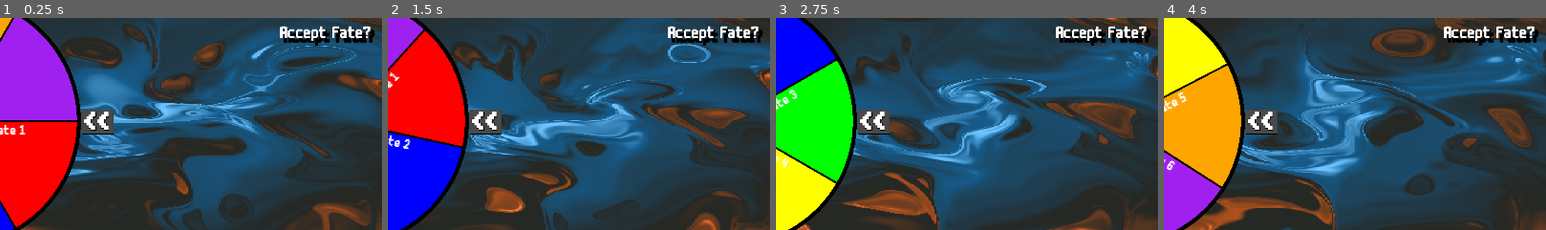
Above: before the commit, frames 1-4 (left to right).
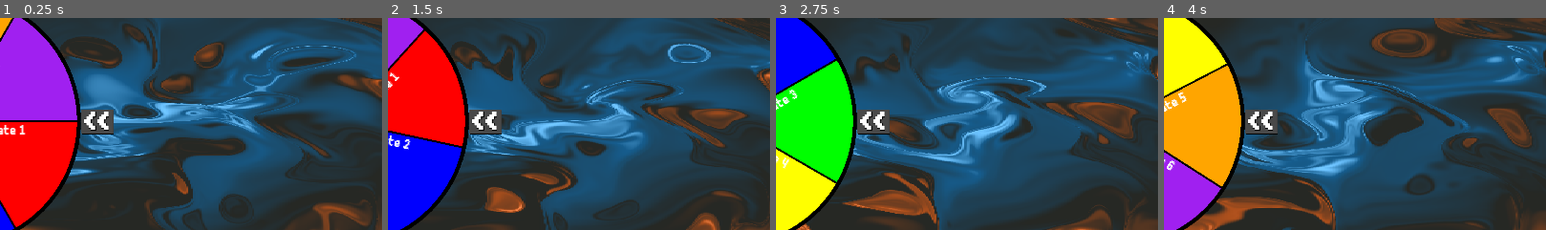
Above: after the commit, the same moments.

Repository: DinoStarBros/Spingonometry
Game: Godot game, scene res://screens/spingonometry/spingonometry.tscn
Two runs of this game, one before a commit and one after it. Both use one fixed random seed, a clock stepped at 60 frames per second and the inputs below.
Inputs:
- Up to frame 1 (0.25 s): no input
- Up to frame 2 (1.5 s): click "1. Ratio" at 0.5 s; click "2. Find Angle" at 1.25 s
- Up to frame 3 (2.75 s): click "3. Trig Identity T or F" at 2 s
- Up to frame 4 (4 s): click "4. Find Trig Val" at 2.75 s; click "5. Find Length" at 3.5 s
The pictures show only the part of the screen within x 25-75%, y 28-78%; the shares and areas given below are measured in that part.

The runs differ from the first frame. In frame 1, 1.4% of the frame differs, in the area x 73-98%, y 3-14%; in frame 2, 1.4%; in frame 3, 1.3%; in frame 4, 1.4%.

Commit message:
Add proceed button to wheel accept fate dialog
Introduces a 'Proceed to question' button to the wheel's accept fate dialog, updating scene logic to control its visibility based on scene state. Also improves label styling and text, and refines input handling for fate acceptance.

Diff:
--- a/screens/title/title_screen.gd
+++ b/screens/title/title_screen.gd
@@ -21,7 +21,6 @@
 func _on_quit_pressed() -> void:
 	get_tree().quit()
 
-
 func _numfall_timer_timeout() -> void:
 	for n in randi_range(1, 3):
 		spawn_num_fall_txt()
--- a/stuff/wheel/wheel.gd
+++ b/stuff/wheel/wheel.gd
@@ -9,10 +9,11 @@
 @onready var wheel: Node2D = %wheel
 @onready var debug_txt: Label = %debug_txt
 
+var scene_just_started : bool = true
+
 func _ready() -> void:
 	await get_tree().create_timer(0.1).timeout
 	%fateSelected.stop()
-
 
 func start_spin() -> void:
 	if not spinning and rot_vel <= 10:
@@ -24,11 +25,19 @@
 func _input(_event: InputEvent) -> void:
 	if Input.is_action_just_pressed("spin"):
 		start_spin()
+		scene_just_started = false
 
-	if Input.is_action_just_pressed("Enter") and fate_accepted:
+	if Input.is_action_just_pressed("accept_fate") and fate_accepted:
 		Global.change_scene(problem_scn_str)
 
 func _process(delta: float) -> void:
+	print(scene_just_started)
+
+	if not scene_just_started:
+		%accept_fate.visible = fate_accepted
+	else:
+		%accept_fate.visible = false
+
 	_click_sound_handle()
 
 	_rotate_delta(delta)
@@ -41,7 +50,7 @@
 	if not spinning:
 		rot_vel = lerp(rot_vel, 0.0, 1.2 * delta)
 
-	%accept_fate.visible = fate_accepted
+	#%accept_fate.visible = fate_accepted
 	debug_txt.visible = fate_accepted
 
 func _rotate_delta(delta:float) -> void:
--- a/stuff/wheel/wheel.tscn
+++ b/stuff/wheel/wheel.tscn
@@ -13,10 +13,19 @@
 shadow_offset = Vector2(10, 10)
 
 [sub_resource type="LabelSettings" id="LabelSettings_ltls0"]
-font_size = 50
-shadow_size = 5
-shadow_color = Color(0, 0, 0, 1)
-shadow_offset = Vector2(10, 10)
+font_size = 75
+shadow_size = 5
+shadow_color = Color(0, 0, 0, 1)
+shadow_offset = Vector2(5, 5)
+
+[sub_resource type="RectangleShape2D" id="RectangleShape2D_ltls0"]
+size = Vector2(325, 175)
+
+[sub_resource type="LabelSettings" id="LabelSettings_7fpuo"]
+font_size = 75
+shadow_size = 5
+shadow_color = Color(0, 0, 0, 1)
+shadow_offset = Vector2(5, 5)
 
 [sub_resource type="LabelSettings" id="LabelSettings_cjt4m"]
 font_size = 100
@@ -177,9 +186,43 @@
 offset_top = 52.99999
 offset_right = 847.0
 offset_bottom = 509.0
-text = "Accept Fate?"
+text = "Accept fate?
+Or roll again?"
 label_settings = SubResource("LabelSettings_ltls0")
 horizontal_alignment = 1
+
+[node name="proceed_button" type="TouchScreenButton" parent="accept_fate"]
+position = Vector2(381, 329)
+shape = SubResource("RectangleShape2D_ltls0")
+action = "accept_fate"
+
+[node name="pbtxt" type="Label" parent="accept_fate/proceed_button"]
+offset_left = -152.0
+offset_top = -80.0
+offset_right = 152.0
+offset_bottom = 75.0
+text = "Proceed to
+question"
+label_settings = SubResource("LabelSettings_7fpuo")
+horizontal_alignment = 1
+
+[node name="pa_bg" type="ColorRect" parent="accept_fate/proceed_button/pbtxt"]
+show_behind_parent = true
+layout_mode = 0
+offset_left = -10.0
+offset_top = -8.0
+offset_right = 311.0
+offset_bottom = 164.0
+color = Color(0.28729492, 0.28729492, 0.2872949, 1)
+
+[node name="pa_bg_shadow" type="ColorRect" parent="accept_fate/proceed_button/pbtxt/pa_bg"]
+show_behind_parent = true
+layout_mode = 0
+offset_left = 3.0
+offset_top = 3.0
+offset_right = 324.0
+offset_bottom = 175.0
+color = Color(0, 0, 0, 1)
 
 [node name="spinClick" type="AudioStreamPlayer" parent="."]
 unique_name_in_owner = true
Not shown: 1 places in stuff/wheel/wheel.tscn that only renumber resources
